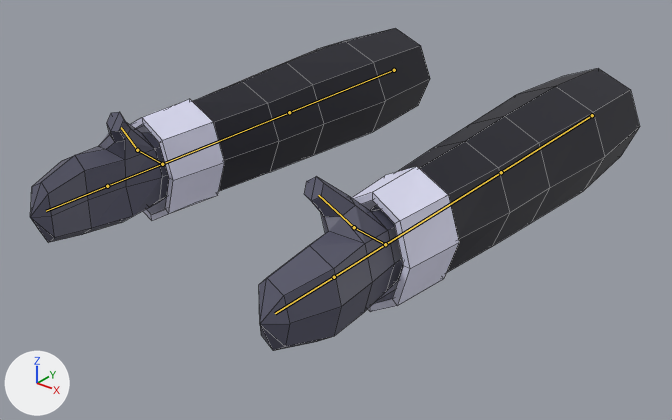
A saved change to the Blender file assets/player_arms.blend.
The view is the same before and after, from a 50 mm lens placed at (0.777, -1.398, 0.531), pointed at (-0.023, -0.398, -0.089). Lighting does not change. The marker at lower left points along +X, +Y and +Z. The bones that bend it are drawn over the model as lines. Mesh edges are drawn as thin lines.

Objects in the first picture: 'Arms', 'Sleeves'.
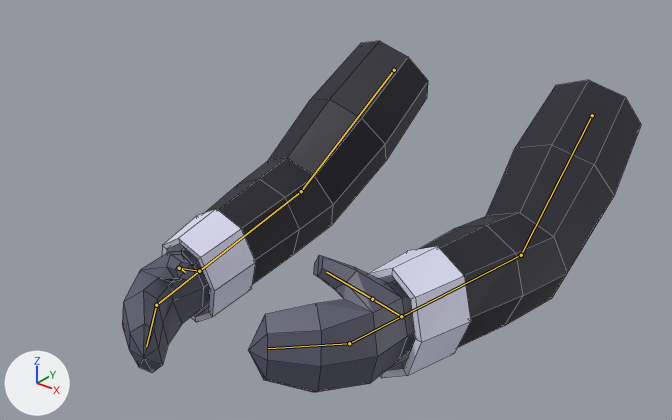
The newer file adds an action. The first version stands in its rest pose; the second is drawn at frame 90 of the action 'Walk-loop'.

Location of each change, [x1, y1, x2, y2] in pixels of the pictures (672 x 420 px):
'Sleeves', posed (6% narrower, 19% taller)
    before: [130, 28, 640, 312]
    after: [162, 41, 641, 378]
'Arms', posed
    before: [30, 112, 403, 351]
    after: [122, 248, 415, 392]
bone 'ShoulderL', root to tip
    before: (592, 115) to (501, 172)
    after: (592, 115) to (521, 255)
bone 'ElbowL', root to tip
    before: (501, 172) to (385, 244)
    after: (521, 255) to (401, 316)
bone 'FingersL', root to tip
    before: (334, 277) to (275, 313)
    after: (349, 343) to (268, 348)
bone 'Thumb2L', root to tip
    before: (354, 227) to (318, 195)
    after: (372, 299) to (326, 272)
bone 'ShoulderR', root to tip
    before: (394, 70) to (289, 112)
    after: (394, 70) to (301, 191)
bone 'ElbowR', root to tip
    before: (289, 112) to (162, 164)
    after: (301, 191) to (199, 271)
bone 'FingersR', root to tip
    before: (107, 186) to (46, 211)
    after: (156, 305) to (146, 346)
bone 'Thumb2R', root to tip
    before: (137, 150) to (121, 127)
    after: (179, 268) to (185, 272)

The change in detail:
Bone 'ShoulderL' (bone_shoulderl) turns from (0, 0, 0) to (28, 1, -5) degrees about its own x, y and z.
Bone 'ElbowL' (bone_elbowl) turns from (0, 0, 0) to (-32, 3, 10) degrees about its own x, y and z.
Bone 'FingersL' (bone_fingersl) turns from (0, 0, 0) to (0, 0, 35) degrees about its own x, y and z.
Bone 'Thumb2L' (bone_thumb2l) turns from (0, 0, 0) to (7, 10, 33) degrees about its own x, y and z.
Bone 'ShoulderR' (bone_shoulderr) turns from (0, 0, 0) to (35, -2, 5) degrees about its own x, y and z.
Bone 'ElbowR' (bone_elbowr) turns from (0, 0, 0) to (-28, -2, -10) degrees about its own x, y and z.
Bone 'FingersR' (bone_fingersr) turns from (0, 0, 0) to (0, 0, -35) degrees about its own x, y and z.
Bone 'Thumb2R' (bone_thumb2r) turns from (0, 0, 0) to (7, -10, -33) degrees about its own x, y and z.
